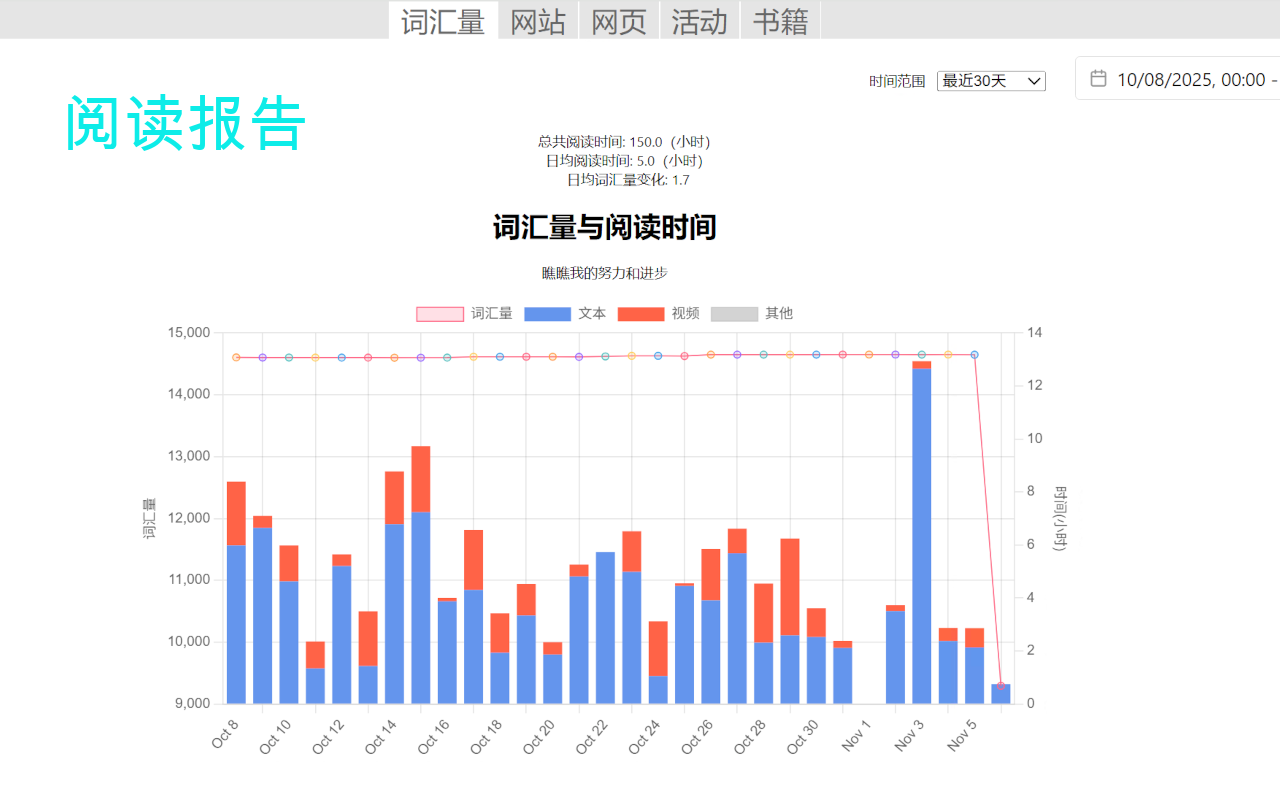
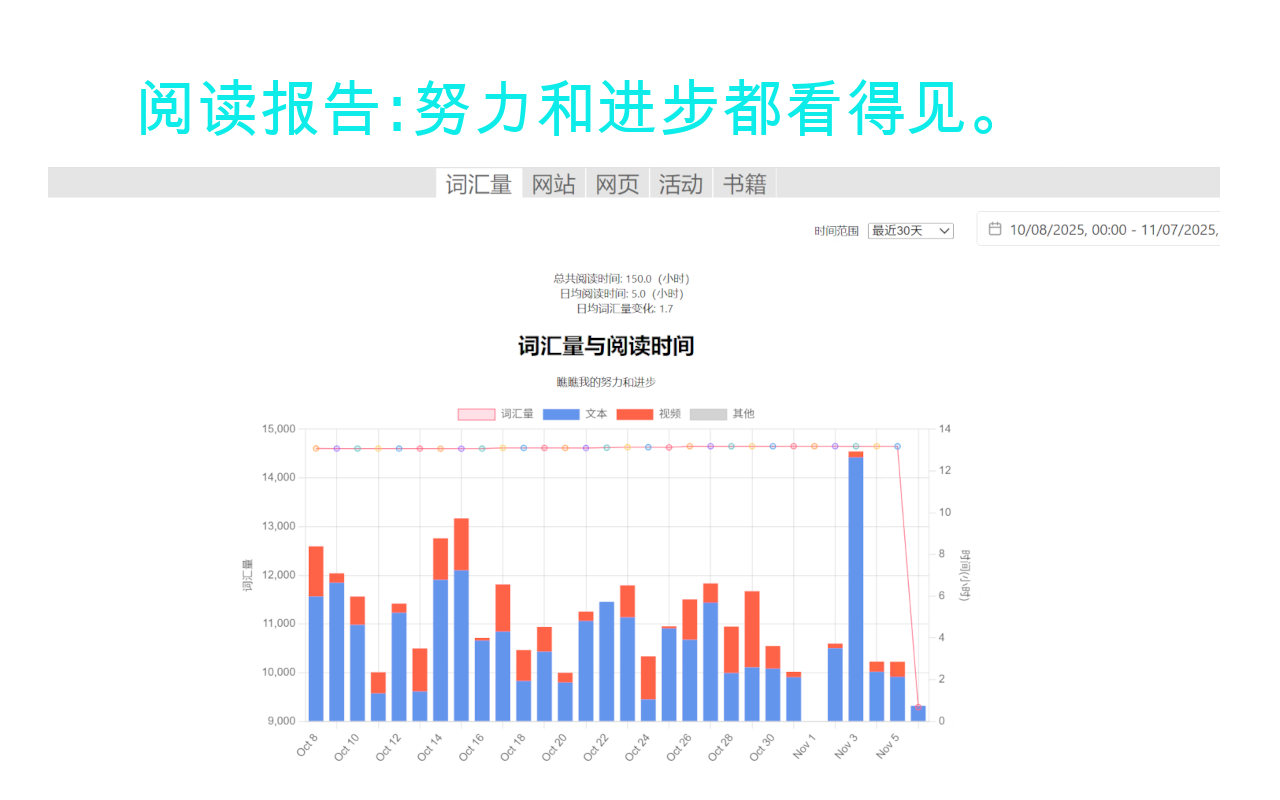
The second 1280 × 800 image is a revision of the first. Changes to its layers:
renamed "阅读报告" to "阅读报告:努力和进步都看得见。", painted on it over [68, 79, 993, 151]
painted on "Screenshot 2025-11-06 at 15.29.04.png" over [0, 0, 1280, 761]
